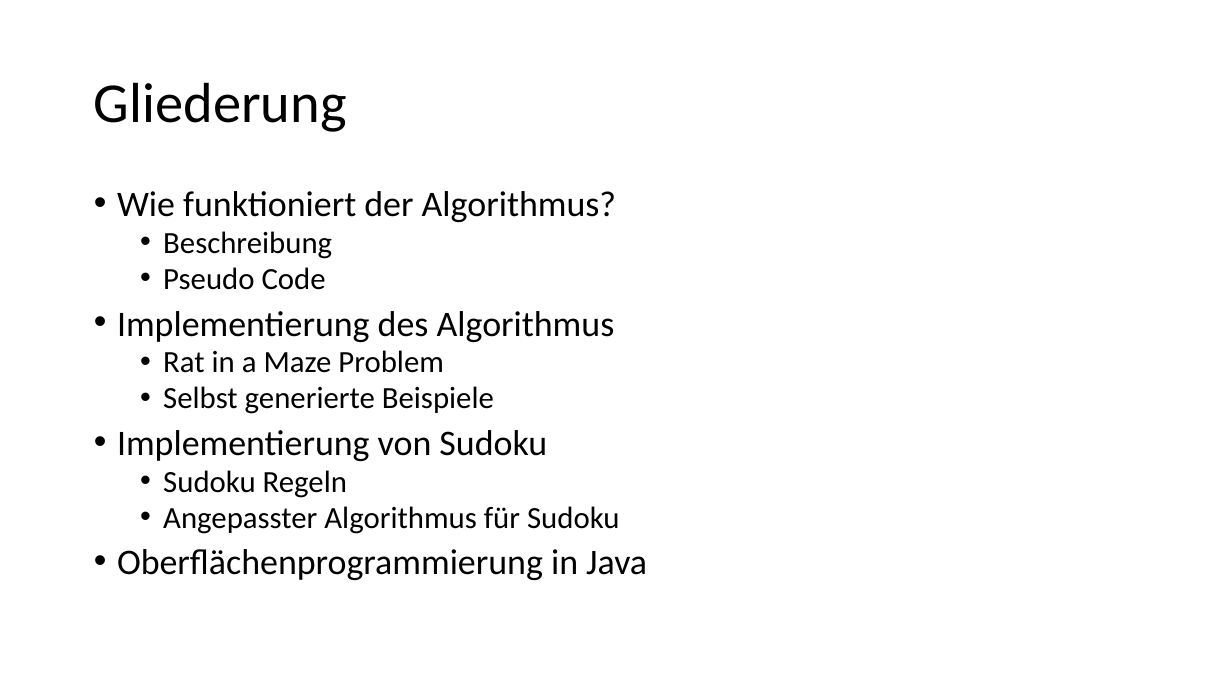
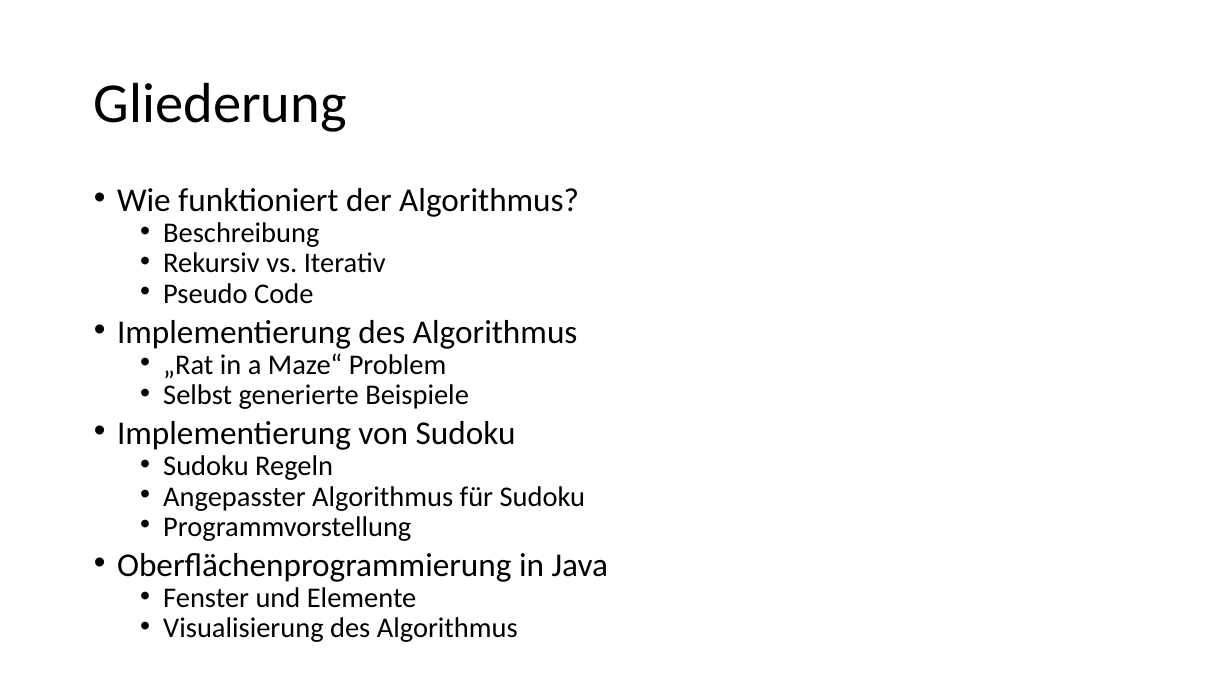
Before and after one commit to 7rebux/backtracking, a slide deck: slide 2 of _presentation/main.pptx. Drawn at 1232x693 pixels with LibreOffice and Linux fonts; fonts in the diff are those of the drawing. Boxes give left, top, right and bottom in pixels: in the first picture for what was removed or moved away, otherwise in the second. Text is boxed around its words. In the diff, an @@ line names an element or a change of style, - is before the commit and + after.

Commit message:
Update presentation

```diff
--- a/_presentation/main.pptx
+++ b/_presentation/main.pptx
@@ text at (117, 188, 608, 582): size 28 to 25.9 pt in "Wie funktioniert der Algorithmus?", "Implementierung des Algorithmus", "Implementierung von Sudoku", "Oberflächenprogrammierung in Java"; size 24 to 22.2 pt in "Beschreibung", "Pseudo Code", "Selbst generierte Beispiele", "Sudoku Regeln" and 1 more places; line spacing 0.8 to 0.7 @@
@@ text at (163, 252, 386, 273): paragraph added @@
+  • Rekursiv vs. Iterativ
@@ text at (163, 353, 447, 378): text changed; size 24 to 22.2 pt @@
-  • Rat in a Maze Problem
+  • „Rat in a Maze“ Problem
@@ text at (163, 516, 411, 541): paragraph added @@
+  • Programmvorstellung
@@ text at (163, 587, 518, 642): paragraphs added @@
+  • Fenster und Elemente
+  • Visualisierung des Algorithmus
```
Also in this commit, not shown: 6 other slides changed, 9 slides added, 8 other files.
